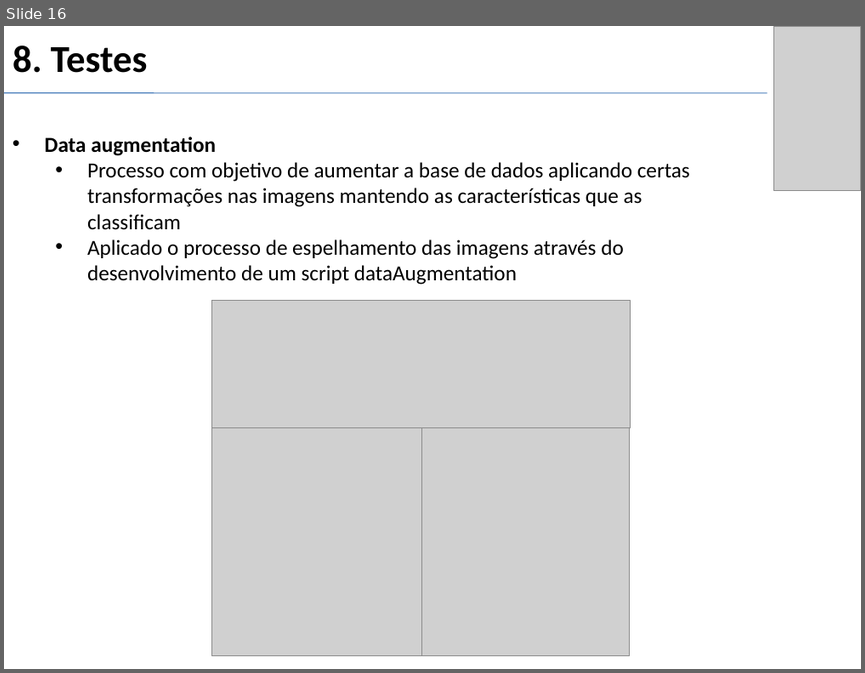
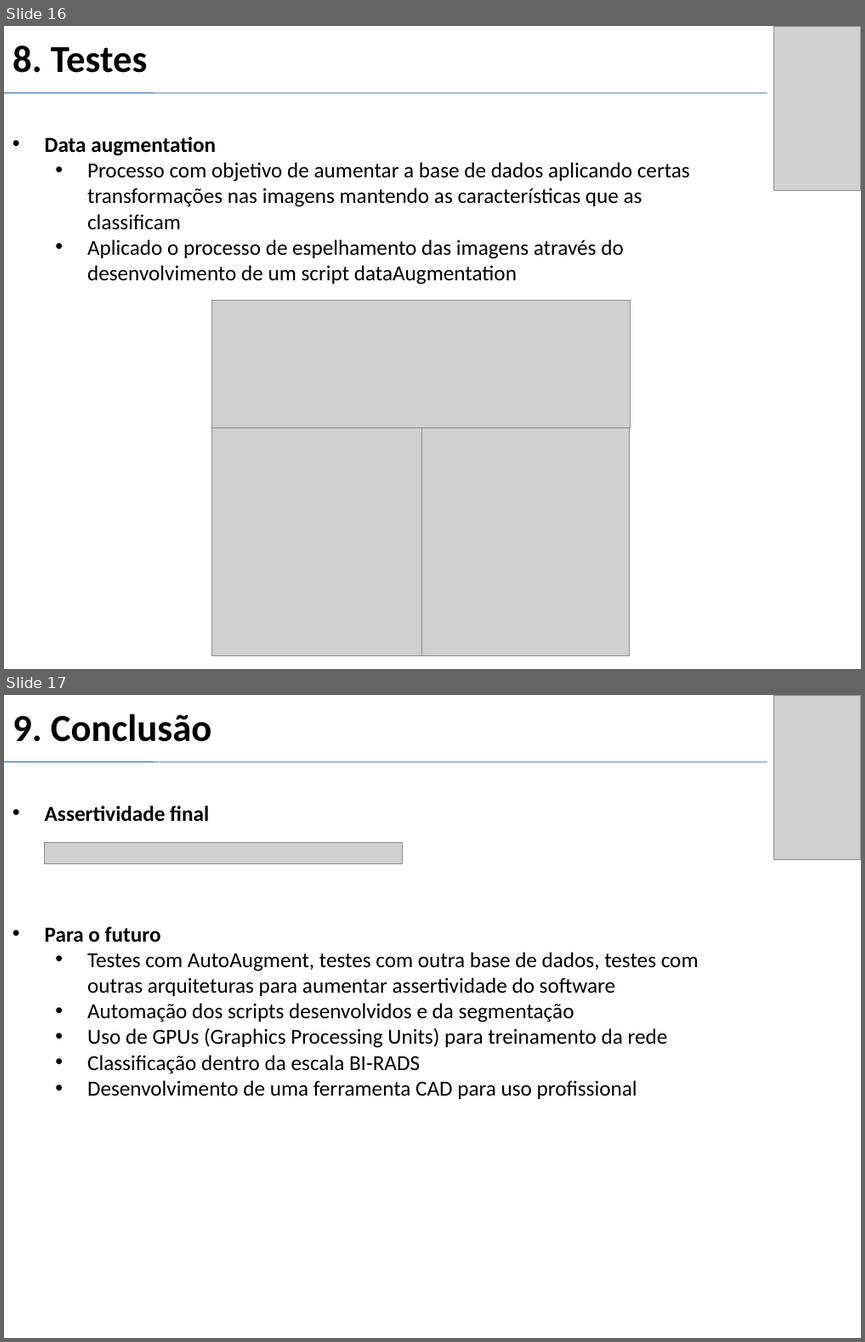
Before and after one commit to gui2524/TCC-BreastCancerNN, a slide deck: Projeto 2/docs/Slides_defesa.pptx. Shown one above the other, each under a label of ours: slide 16 before the commit, slides 16 and 17 after it. The pictures are 865x673 and 865x1342 pixels, drawn with LibreOffice and Linux fonts; fonts in the diff are those of the drawing; grey boxes stand for pictures. Boxes give left, top, right and bottom in pixels: in the first picture for what was removed or moved away, otherwise in the second. Text is boxed around its words. In the diff, an @@ line names an element or a change of style, - is before the commit and + after.

Commit message:
Finalizando slides defesa

```diff
--- a/Projeto 2/docs/Slides_defesa.pptx
+++ b/Projeto 2/docs/Slides_defesa.pptx
@@ slide 17 added at [4, 695, 861, 1338], background #FFFFFF @@
@@ title added at [12, 714, 212, 742], 32 pt, text #000000, bold @@
+9. Conclusão
@@ picture added at [773, 695, 861, 860] @@
@@ line added from (4, 762) to (767, 762), #4B7EBC 0.75 pt @@
@@ text added at [45, 805, 209, 822], 18 pt, text #000000, bold @@
+• Assertividade final
@@ picture added at [44, 842, 403, 864] @@
@@ text added at [45, 926, 698, 1099], 18 pt, text #000000 @@
+• Para o futuro
+  • Testes com AutoAugment, testes com outra base de dados, testes com outras arquiteturas para aumentar assertividade do software
+  • Automação dos scripts desenvolvidos e da segmentação
+  • Uso de GPUs (Graphics Processing Units) para treinamento da rede
+  • Classificação dentro da escala BI-RADS
+  • Desenvolvimento de uma ferramenta CAD para uso profissional
```
Also in this commit, not shown: 1 slide changed, 1 other file.
